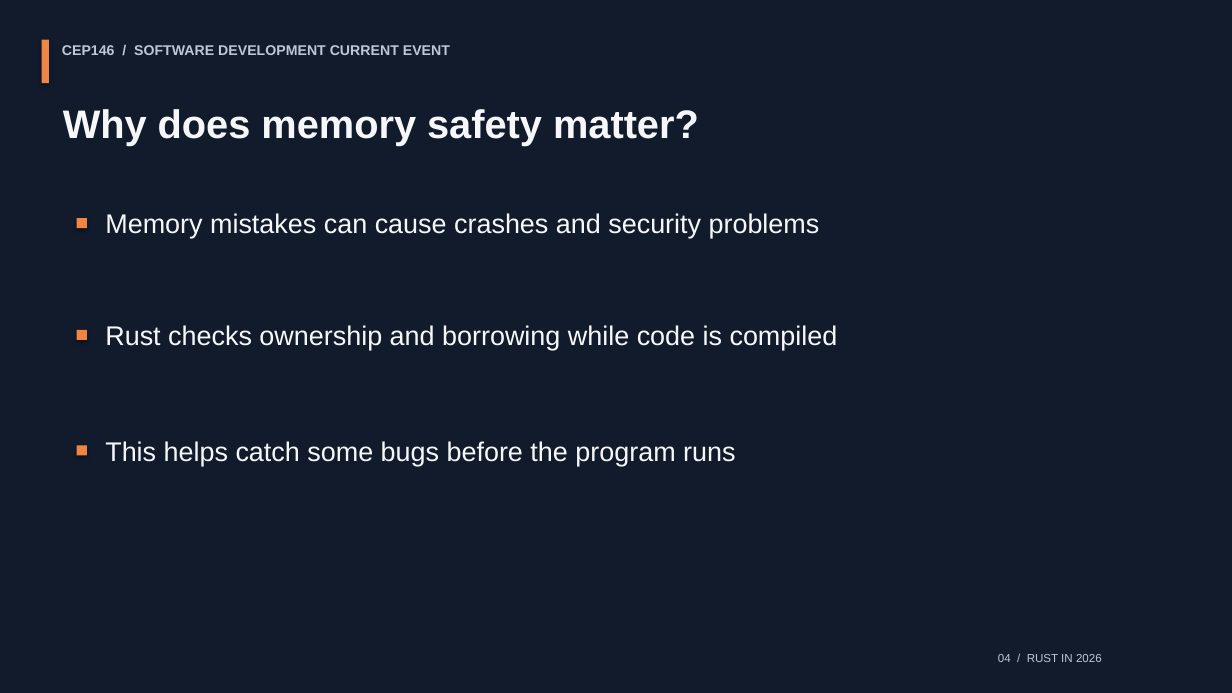
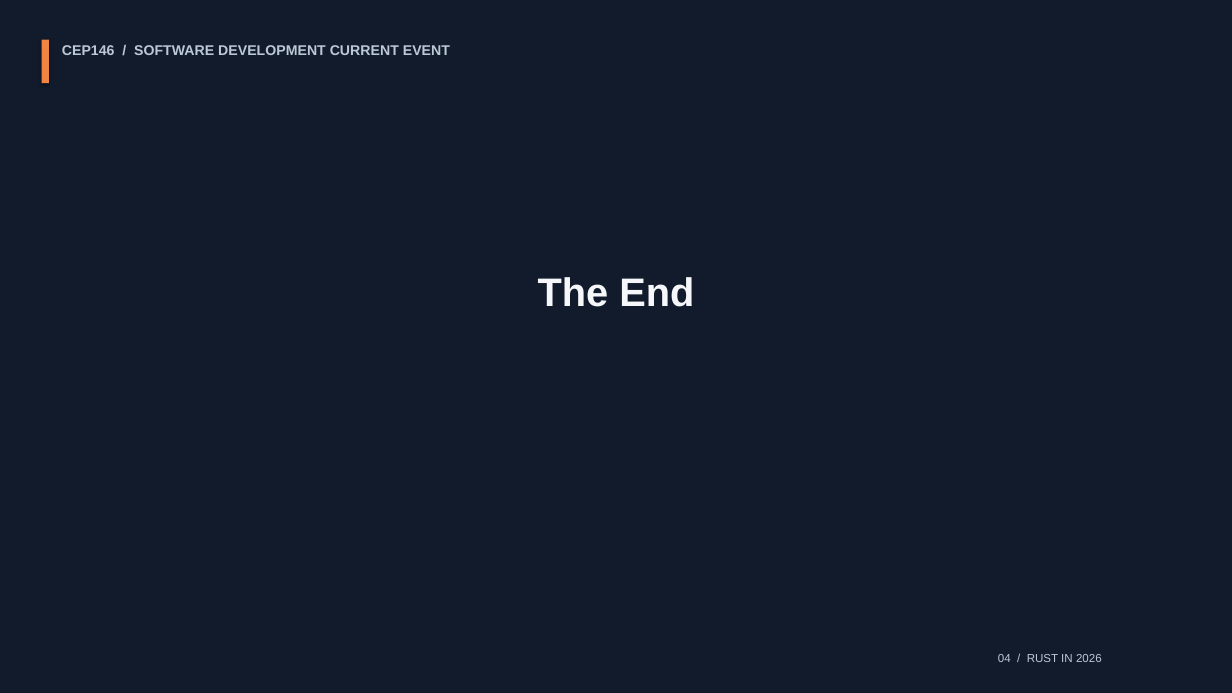
Before and after one commit to shivamjanda/rust-2026-presentation, a slide deck: slide 11 of slides/CEP146_Rust_2026.pptx (slide 10 before the commit). Drawn at 1232x693 pixels with LibreOffice and Linux fonts; fonts in the diff are those of the drawing. Boxes give left, top, right and bottom in pixels: in the first picture for what was removed or moved away, otherwise in the second. Text is boxed around its words. In the diff, an @@ line names an element or a change of style, - is before the commit and + after.

```diff
--- a/slides/CEP146_Rust_2026.pptx
+++ b/slides/CEP146_Rust_2026.pptx
@@ text removed at [63,109,699,146] @@
-Why does memory safety matter?
@@ rectangle removed at [77,218,87,228] @@
@@ text removed at [105,213,820,239] @@
-Memory mistakes can cause crashes and security problems
@@ text added at [538,277,694,307], 31 pt, text #F6F7FA, bold @@
+The End
@@ text removed at [105,325,838,350] @@
-Rust checks ownership and borrowing while code is compiled
@@ rectangle removed at [77,330,87,340] @@
@@ rectangle removed at [77,445,87,456] @@
@@ text removed at [105,441,735,466] @@
-This helps catch some bugs before the program runs
```
Also in this commit, not shown: 2 other slides changed, 1 slide removed.
